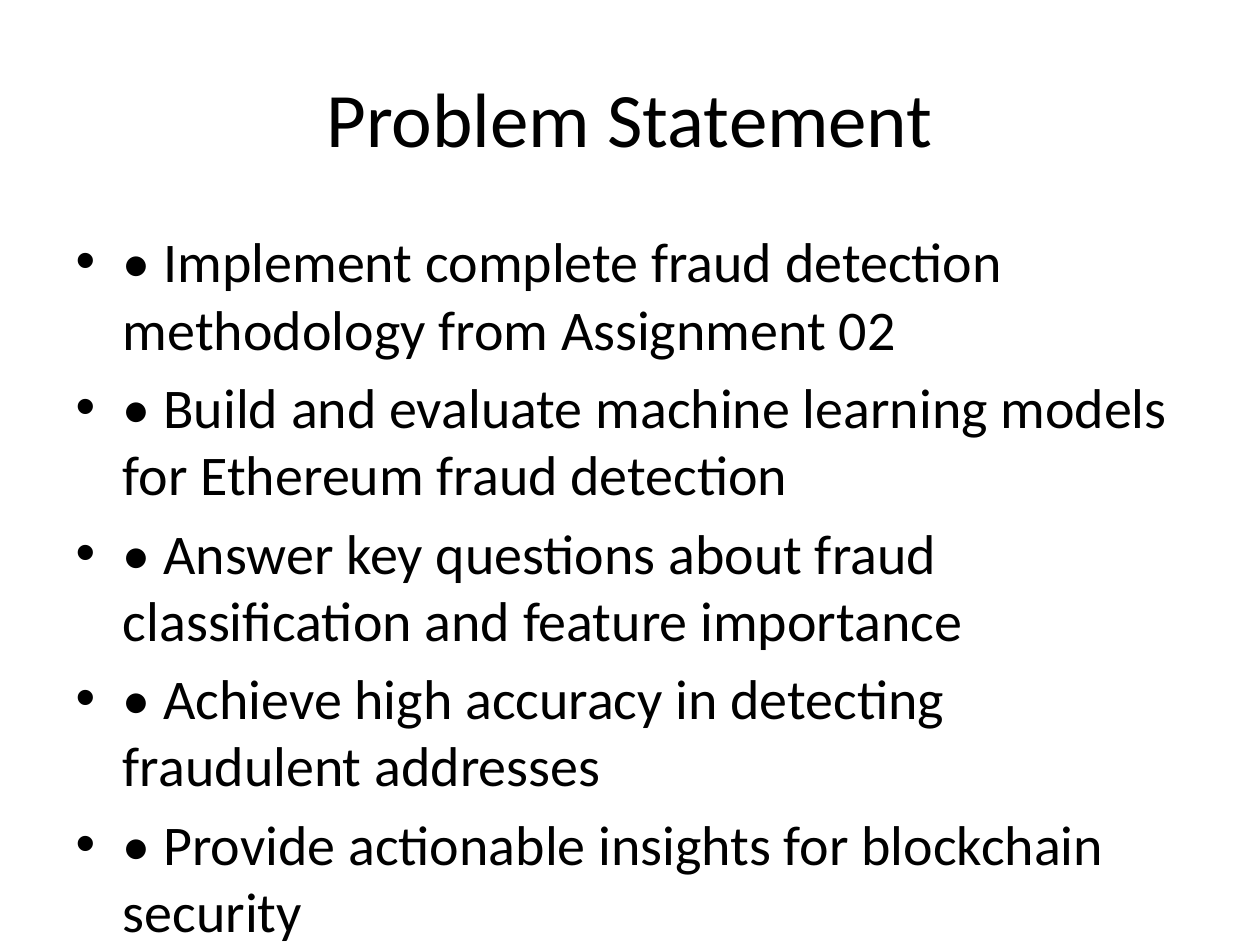
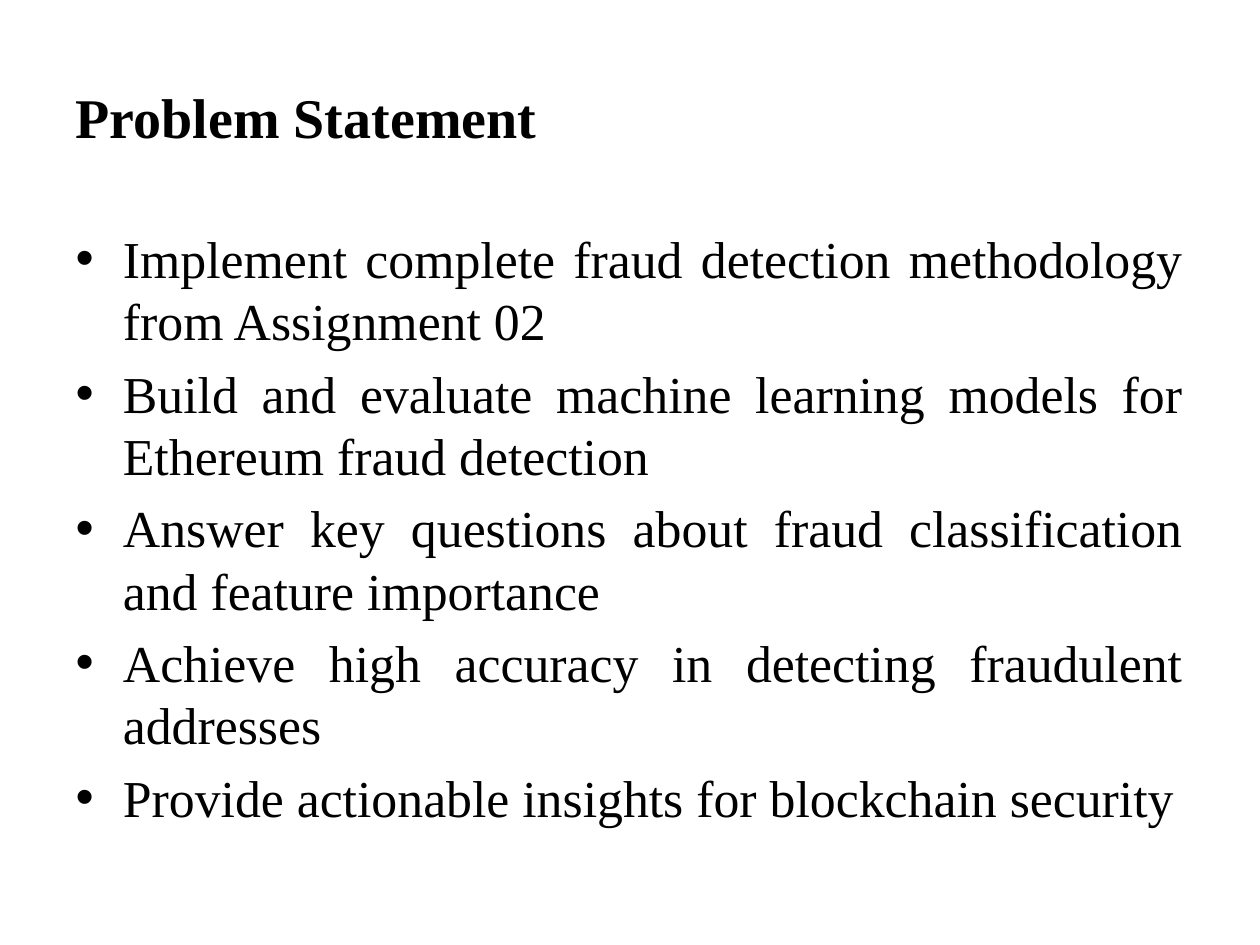
Before and after one commit to AhmadFarazWeb3Developer/Ethereum-Fraud-Detection-Using-AI, a slide deck: slide 2 of Assignment_01/Assignment_03_Presentation.pptx (slide 1 before the commit). Drawn at 1260x945 pixels with LibreOffice and Linux fonts; fonts in the diff are those of the drawing. Boxes give left, top, right and bottom in pixels: in the first picture for what was removed or moved away, otherwise in the second. Text is boxed around its words. In the diff, an @@ line names an element or a change of style, - is before the commit and + after.

```diff
--- a/Assignment_01/Assignment_03_Presentation.pptx
+++ b/Assignment_01/Assignment_03_Presentation.pptx
@@ title "Problem Statement" at (76,99,537,139): size 44 to 32 pt, font Calibri to Times New Roman, bold on; alignment centre to left @@
@@ text at (123,241,1182,827): text changed; size 32 to 29.6 pt; font Calibri to Times New Roman @@
-• • Implement complete fraud detection methodology from Assignment 02
-• • Build and evaluate machine learning models for Ethereum fraud detection
-• • Answer key questions about fraud classification and feature importance
-• • Achieve high accuracy in detecting fraudulent addresses
-• • Provide actionable insights for blockchain security
+• Implement complete fraud detection methodology from Assignment 02
+• Build and evaluate machine learning models for Ethereum fraud detection
+• Answer key questions about fraud classification and feature importance
+• Achieve high accuracy in detecting fraudulent addresses
+• Provide actionable insights for blockchain security
```
Also in this commit, not shown: 10 other slides changed, 1 slide added, 24 other files.
